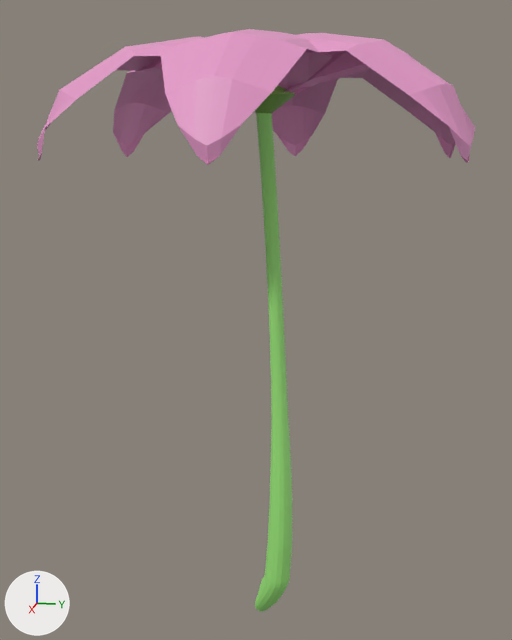
One commit to the FBX model Griffin's Blender H3ckscape/Objects/flower1.fbx: the scene before it, then after it.
Before and after are seen from a 50 mm camera at (7.95, 1.5, 5.22) aimed at (-0.08, -0.11, 3.21). The lights are fixed; the arrows at lower left show +X, +Y and +Z. Where no turn or scale is listed for an object, it has been applied to the vertices. Vertices at the same position are counted once.

Objects in the first picture: 'Petal', 'base', 'stem'.
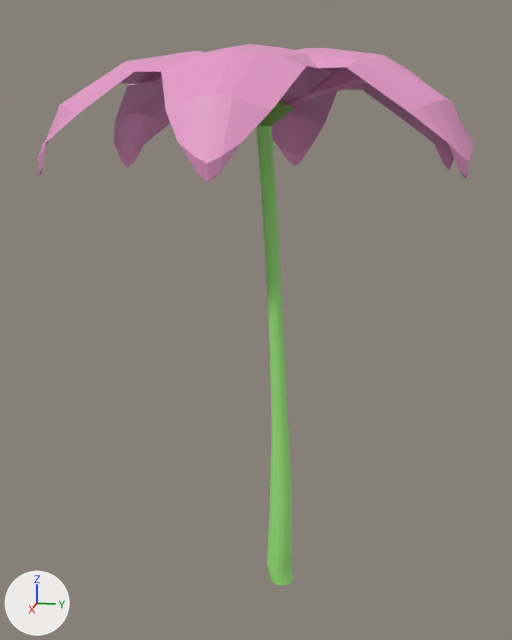
What differs and where, as boxes [x1, y1, x2, y2] in the pictures (512 x 640 px):
'Petal', moved
    before: [37, 29, 475, 165]
    after: [38, 44, 474, 182]
'stem', reshaped, moved (8% shorter)
    before: [255, 113, 292, 612]
    after: [256, 126, 293, 586]
'base', moved
    before: [254, 86, 295, 113]
    after: [257, 100, 294, 126]
part 1 of me_circle_002, cut back
    before: [255, 554, 291, 612]
    after: [267, 566, 293, 586]

The change, as a diff of the scene's bpy script:
```diff
--- a/Griffin's Blender H3ckscape/Objects/flower1.fbx.py
+++ b/Griffin's Blender H3ckscape/Objects/flower1.fbx.py
@@ me_circle_002 @@
 # used by ob_stem; location = (0.0, 0.02, -0.51)
-me_circle_002.from_pydata(...)  # 3363 vertices, 2960 faces; spans x -0.19..0.27, y -0.11..0.37, z -0.18..6.16
+me_circle_002.from_pydata(...)  # 3116 vertices, 2784 faces; spans x -0.19..0.28, y -0.11..0.39, z 0.53..6.16
+# me_circle_002 part 1: 30 vertices moved from x -0.04..0.27, y 0.04..0.36, z 0.61..0.72 to x -0.03..0.28, y 0.08..0.38, z 0.6..0.72; 246 vertices removed from x -0.15..0.27, y -0.11..0.35, z -0.18..0.72; 22 vertices added at x -0.04..0.28, y 0.07..0.39, z 0.53..0.72
 me_circle_002.materials.append(mat_material_001)
@@ ob_petal @@
 ob_petal = bpy.data.objects.new('Petal', me_circle)
-ob_petal.location = (0.0, 0.0, 5.54)
+ob_petal.location = (0.0, 0.0, 5.4)
@@ ob_stem @@
 ob_stem = bpy.data.objects.new('stem', me_circle_002)
-ob_stem.location = (0.0, 0.02, -0.51)
+ob_stem.location = (0.0, 0.02, -0.64)
@@ ob_base @@
 ob_base = bpy.data.objects.new('base', me_circle_001)
-ob_base.location = (0.0, 0.0, 5.71)
+ob_base.location = (0.0, 0.0, 5.58)
```
